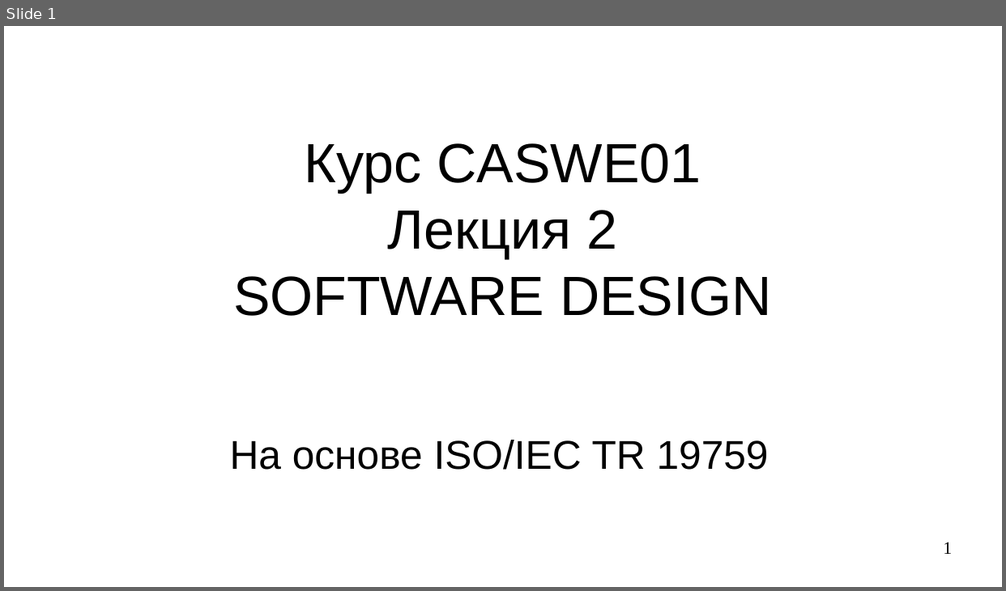
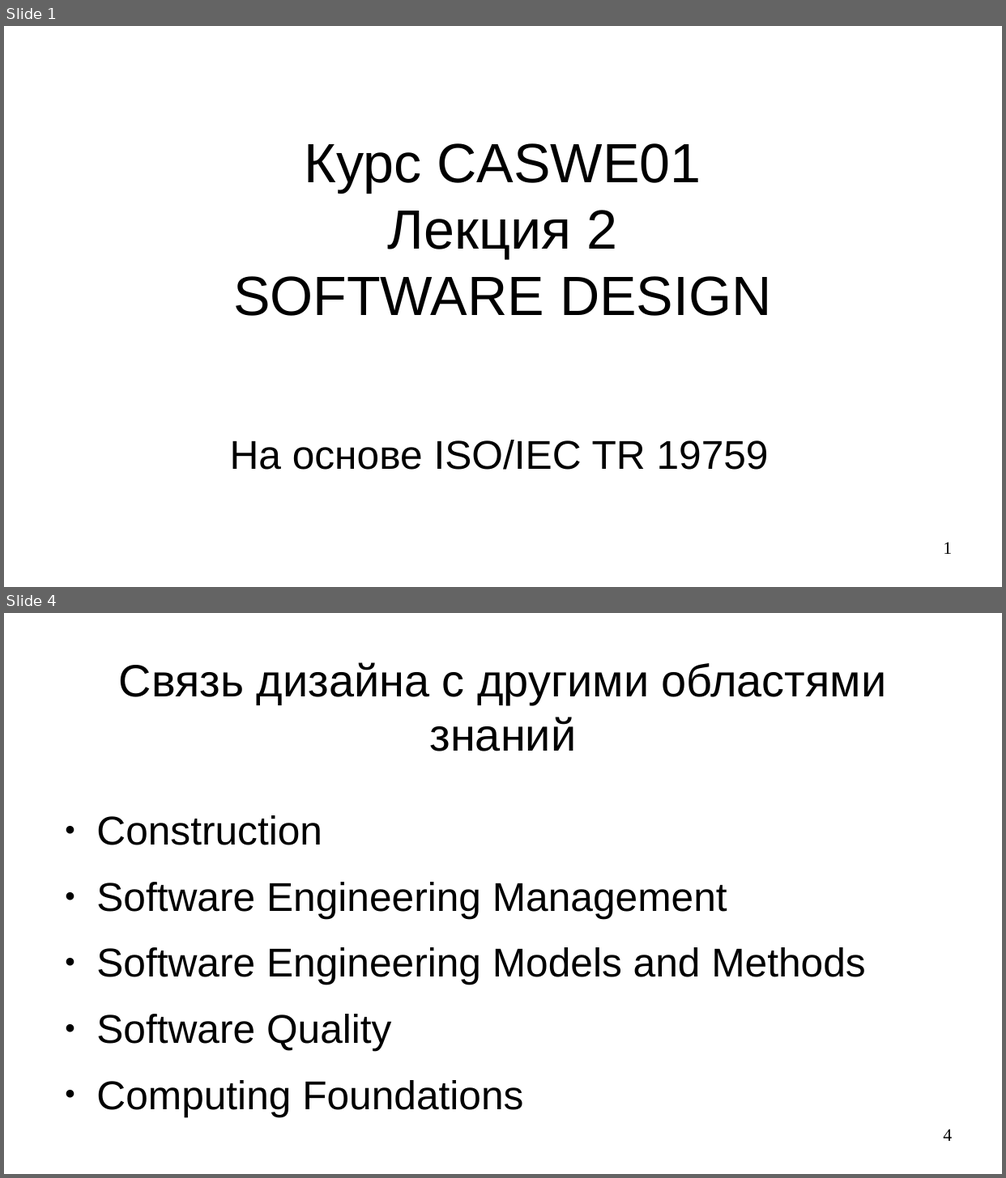
Before and after one commit to steelcraft/stud-lab, a slide deck: Лекции/CASWE01#L2.odp. Shown one above the other, each under a label of ours: slide 1 before the commit, slides 1 and 4 after it; the slides between them are not shown. The pictures are 1006x591 and 1006x1178 pixels, drawn with LibreOffice and Linux fonts; fonts in the diff are those of the drawing. Boxes give left, top, right and bottom in pixels: in the first picture for what was removed or moved away, otherwise in the second. Text is boxed around its words. In the diff, an @@ line names an element or a change of style, - is before the commit and + after.

Commit message:
Добавлены принципы дизайна

```diff
--- a/Лекции/CASWE01#L2.odp
+++ b/Лекции/CASWE01#L2.odp
@@ slide 4 added at [4,613,1002,1174], background #FFFFFF @@
@@ title added at [119,662,886,752], 36 pt, text #000000 @@
+Связь дизайна с другими областями знаний
@@ text added at [96,815,865,1117], 32 pt, text #000000 @@
+● Construction
+● Software Engineering Management
+● Software Engineering Models and Methods
+● Software Quality
+● Computing Foundations
@@ page number added at [943,1129,952,1141], 14 pt, text #000000 @@
+4
```
Also in this commit, not shown: 3 other slides added.
